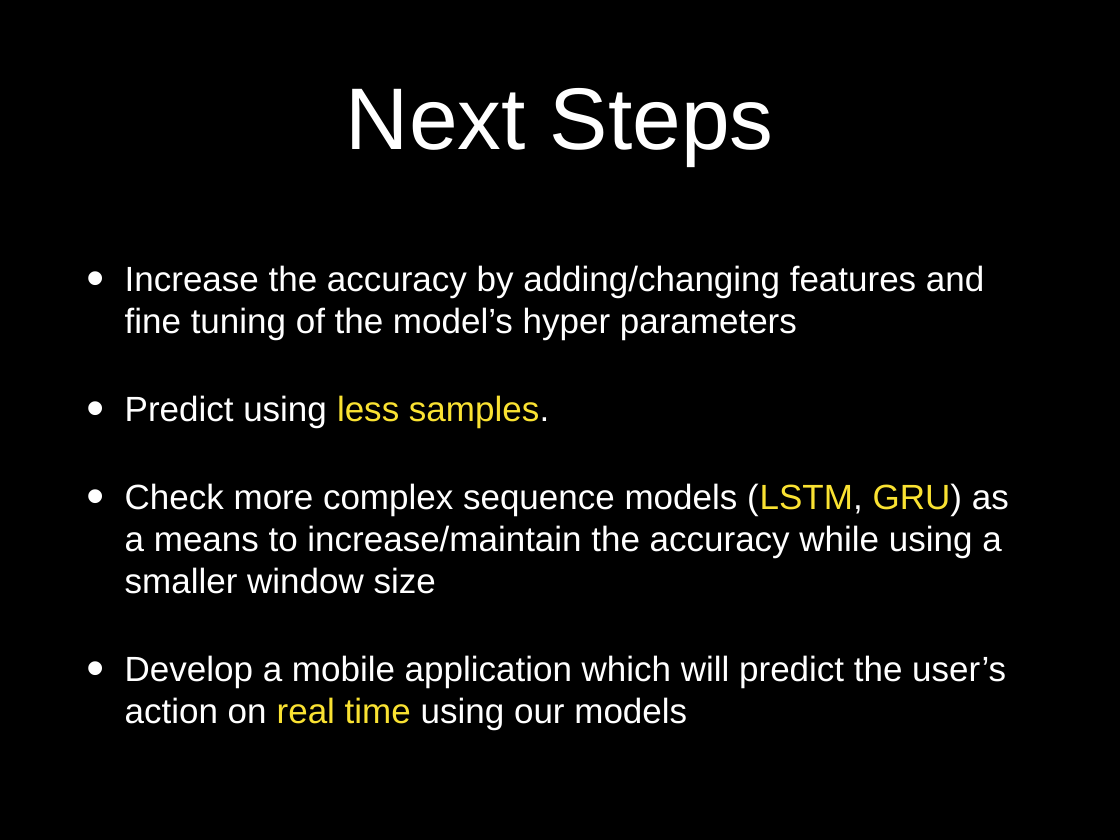
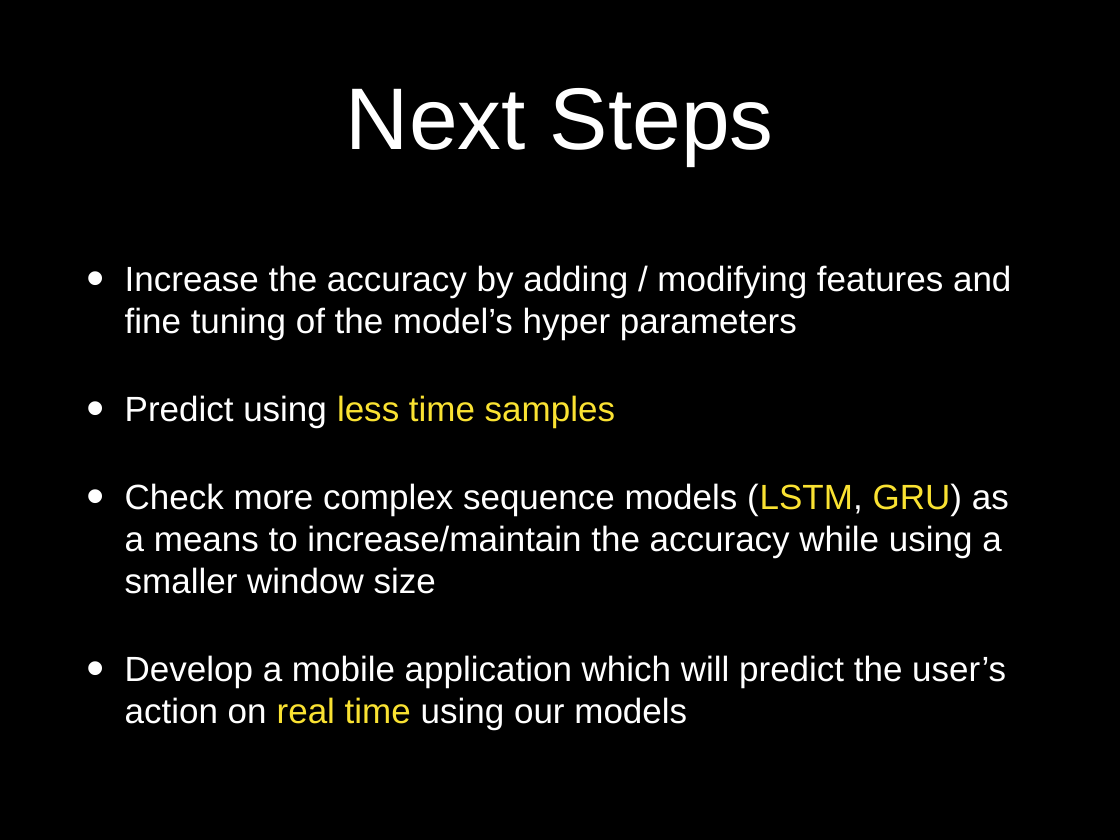
Before and after one commit to idocal/motionsense, a slide deck: slide 13 of presentations/Presentation2.pptx. Drawn at 1120x840 pixels with LibreOffice and Linux fonts; fonts in the diff are those of the drawing; background and template pictures are left out. Boxes give left, top, right and bottom in pixels: in the first picture for what was removed or moved away, otherwise in the second. Text is boxed around its words. In the diff, an @@ line names an element or a change of style, - is before the commit and + after.

```diff
--- a/presentations/Presentation2.pptx
+++ b/presentations/Presentation2.pptx
@@ text at (125,265,1011,428): text changed @@
-• Increase the accuracy by adding/changing features and fine tuning of the model’s hyper parameters
-• Predict using less samples.
+• Increase the accuracy by adding / modifying features and fine tuning of the model’s hyper parameters
+• Predict using less time samples
```
Also in this commit, not shown: 4 other slides changed, 1 slide added, 1 slide removed, 1 other file.
